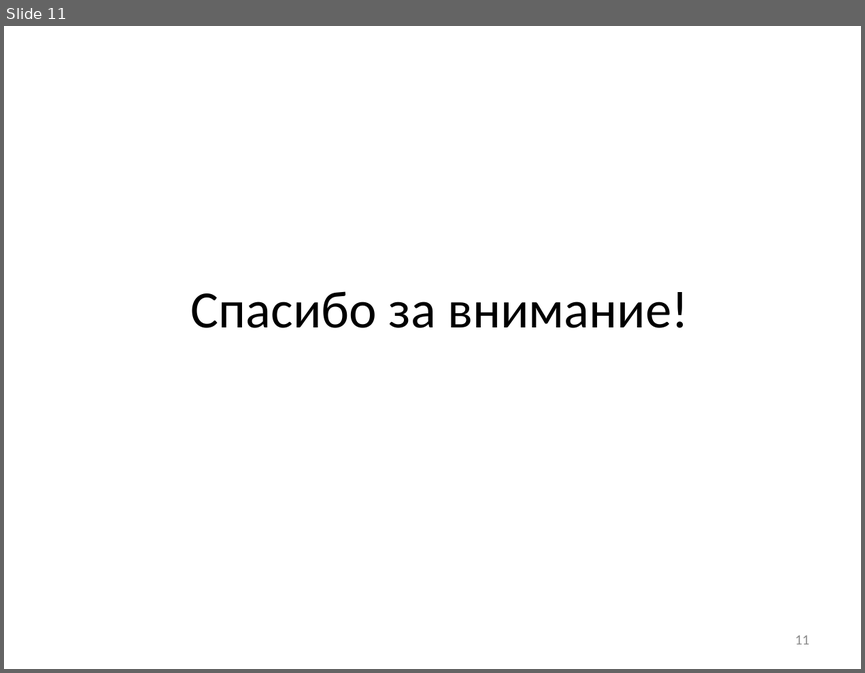
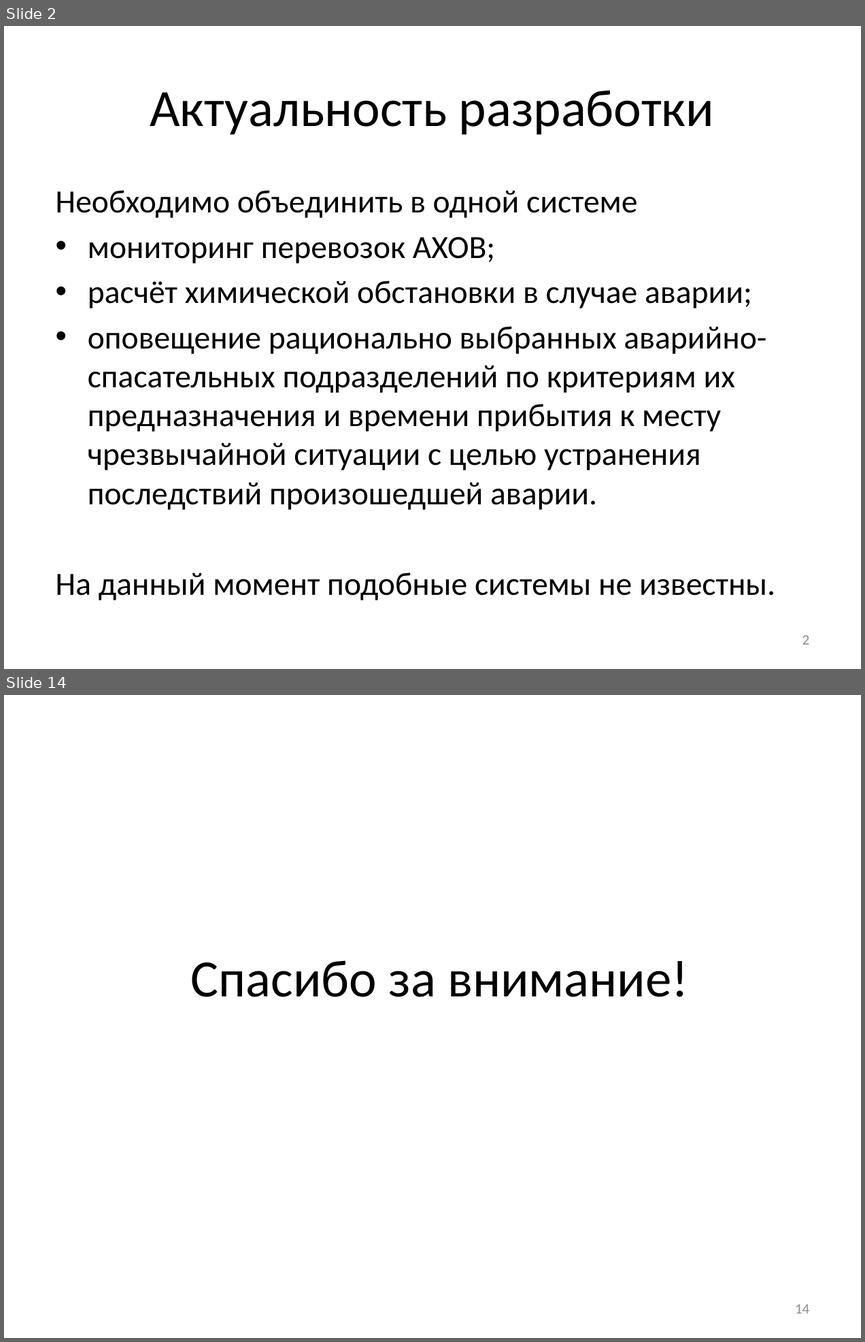
Before and after one commit to SanSanch5/BachelorDiplom, a slide deck: РПЗ/Презентация.pptx. Shown one above the other, each under a label of ours: slide 11 before the commit, slides 2 and 14 after it; the slides between them are not shown. The pictures are 865x673 and 865x1342 pixels, drawn with LibreOffice and Linux fonts; fonts in the diff are those of the drawing. Boxes give left, top, right and bottom in pixels: in the first picture for what was removed or moved away, otherwise in the second. Text is boxed around its words. In the diff, an @@ line names an element or a change of style, - is before the commit and + after.

Commit message:
Добавлен модуль исследования зависимости времени расчёта от количества потоков. Отредактировано РПЗ

```diff
--- a/РПЗ/Презентация.pptx
+++ b/РПЗ/Презентация.pptx
@@ slide 2 added at <box>4,26,861,669</box>, background #FFFFFF @@
@@ title added at <box>150,90,714,135</box>, 44 pt, text #000000 @@
+Актуальность разработки
@@ text added at <box>56,190,775,600</box>, 27.2 pt, text #000000 @@
+Необходимо объединить в одной системе
+• мониторинг перевозок АХОВ;
+• расчёт химической обстановки в случае аварии;
+• оповещение рационально выбранных аварийно-спасательных подразделений по критериям их предназначения и времени прибытия к месту чрезвычайной ситуации с целью устранения последствий произошедшей аварии.
+На данный момент подобные системы не известны.
@@ page number added at <box>802,635,810,644</box>, 12 pt, text #8C8C8C @@
+2
@@ what was slide 11 is now slide 14 @@
@@ page number at <box>795,1304,809,1313</box>: text changed @@
-11
+14
```
Also in this commit, not shown: 3 slides changed, 9 other slides added, 7 slides removed, 23 other files.
